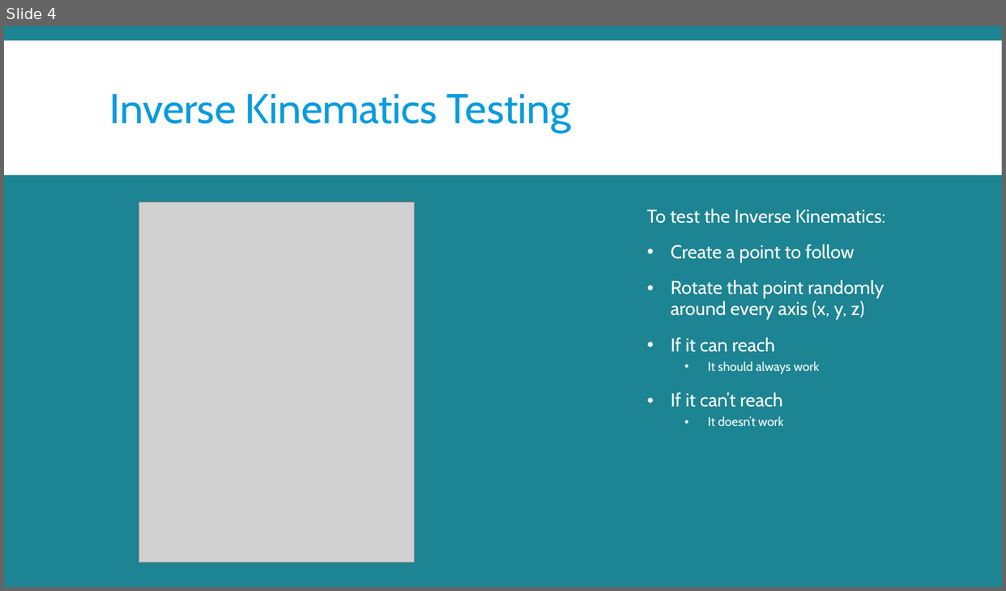
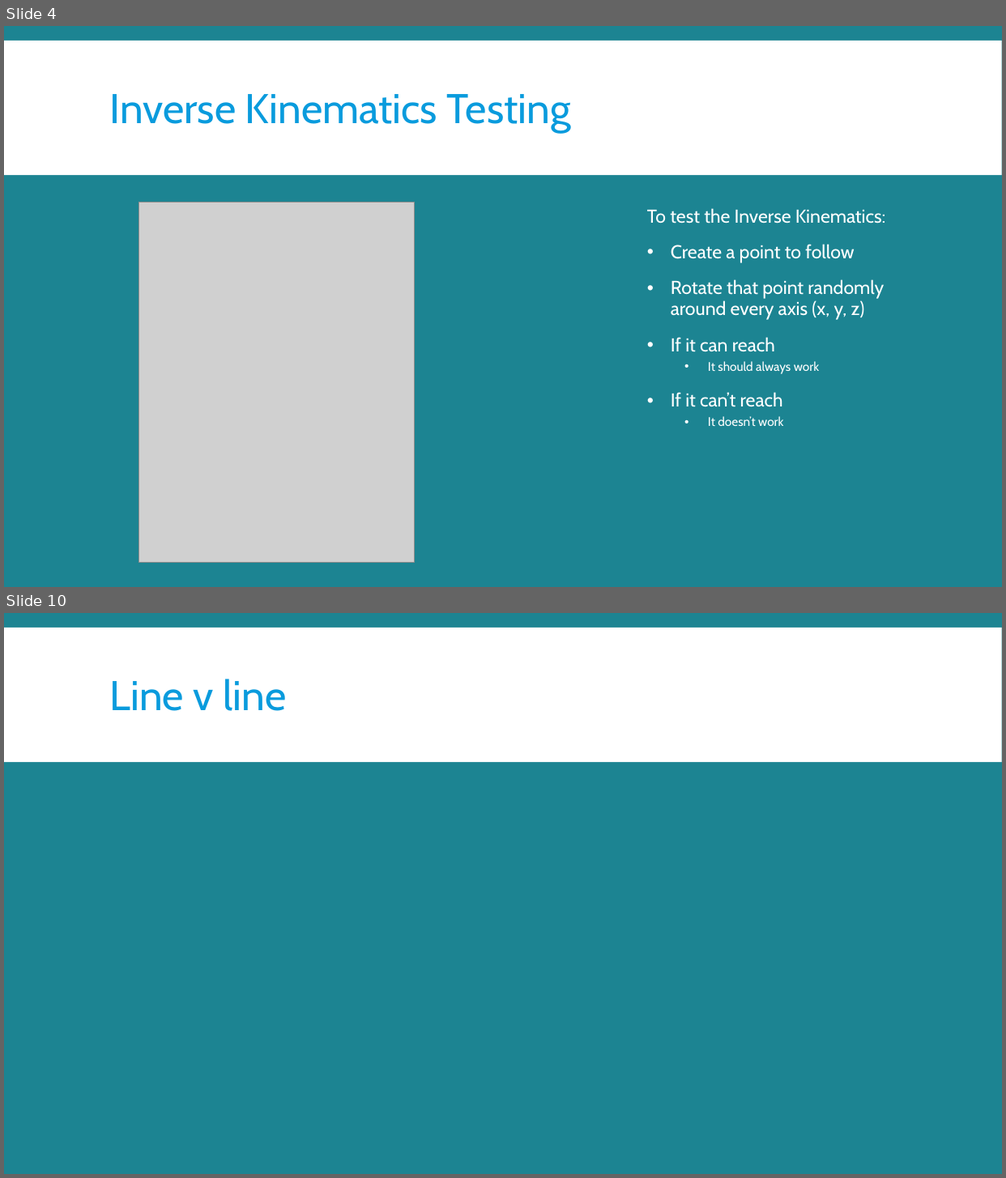
Before and after one commit to migiesmith/Physics-based-Animation-Coursework, a slide deck: Presentation/Inverse Kinematics and Particles.pptx. Shown one above the other, each under a label of ours: slide 4 before the commit, slides 4 and 10 after it; the slides between them are not shown. The pictures are 1006x591 and 1006x1178 pixels, drawn with LibreOffice and Linux fonts; fonts in the diff are those of the drawing; grey boxes stand for pictures. Boxes give left, top, right and bottom in pixels: in the first picture for what was removed or moved away, otherwise in the second. Text is boxed around its words. In the diff, an @@ line names an element or a change of style, - is before the commit and + after.

```diff
--- a/Presentation/Inverse Kinematics and Particles.pptx
+++ b/Presentation/Inverse Kinematics and Particles.pptx
@@ slide 10 added at <box>4,613,1002,1174</box>, background #1C8492; not listed: 1 template element that a slide beside it also shows @@
@@ title added at <box>110,679,286,711</box>, 40 pt, text #099BDD @@
+Line v line
```
Also in this commit, not shown: 10 other slides added, 1 other file.
